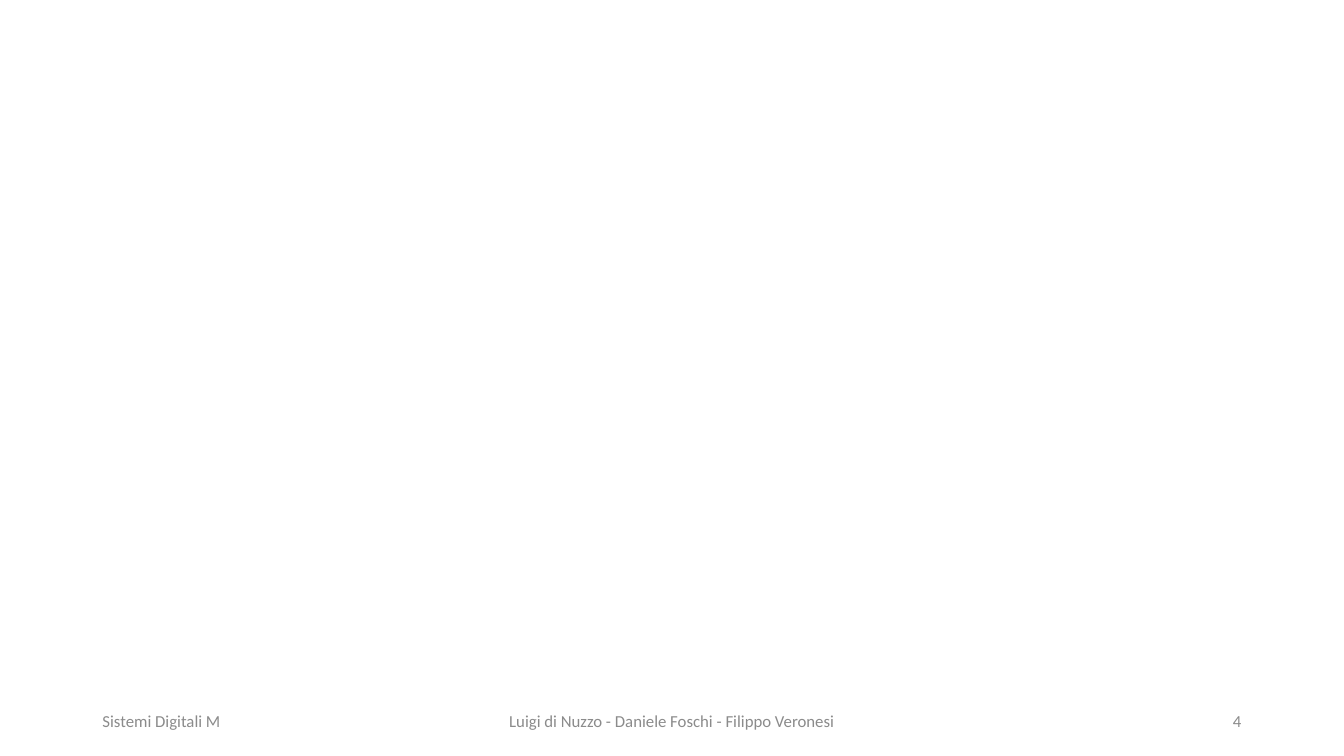
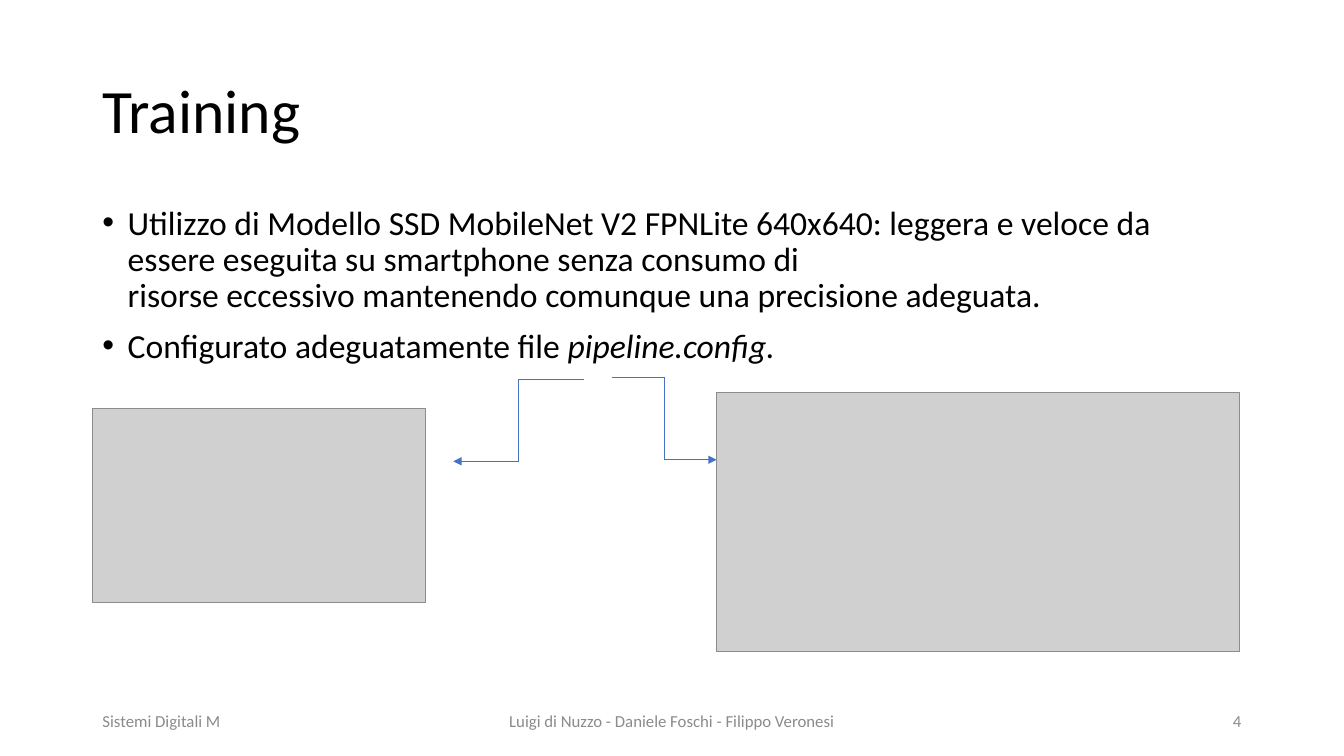
Before and after one commit to DaniDF/eye_pupil_tracker, a slide deck: slide 4 of Report/PresentazionePpt/EyeTracker.pptx. Drawn at 1344x756 pixels with LibreOffice and Linux fonts; fonts in the diff are those of the drawing; grey boxes stand for pictures. Boxes give left, top, right and bottom in pixels: in the first picture for what was removed or moved away, otherwise in the second. Text is boxed around its words. In the diff, an @@ line names an element or a change of style, - is before the commit and + after.

```diff
--- a/Report/PresentazionePpt/EyeTracker.pptx
+++ b/Report/PresentazionePpt/EyeTracker.pptx
@@ title added at <box>102,90,300,144</box>, 44 pt, text #000000 @@
+Training
@@ text added at <box>128,211,1151,364</box>, 24 pt, text #000000 @@
+• Utilizzo di Modello SSD MobileNet V2 FPNLite 640x640: leggera e veloce da essere eseguita su smartphone senza consumo di
+  risorse eccessivo mantenendo comunque una precisione adeguata.
+• Configurato adeguatamente file pipeline.config.
@@ elbow arrow added from (584, 379) to (454, 462), #4472C4 0.5 pt @@
@@ elbow arrow added from (612, 377) to (717, 460), #4472C4 0.5 pt @@
@@ picture added at <box>93,408,425,603</box> @@
@@ picture added at <box>717,392,1240,651</box> @@
```
Also in this commit, not shown: 8 other slides changed, 2 slides added, 1 other file.
